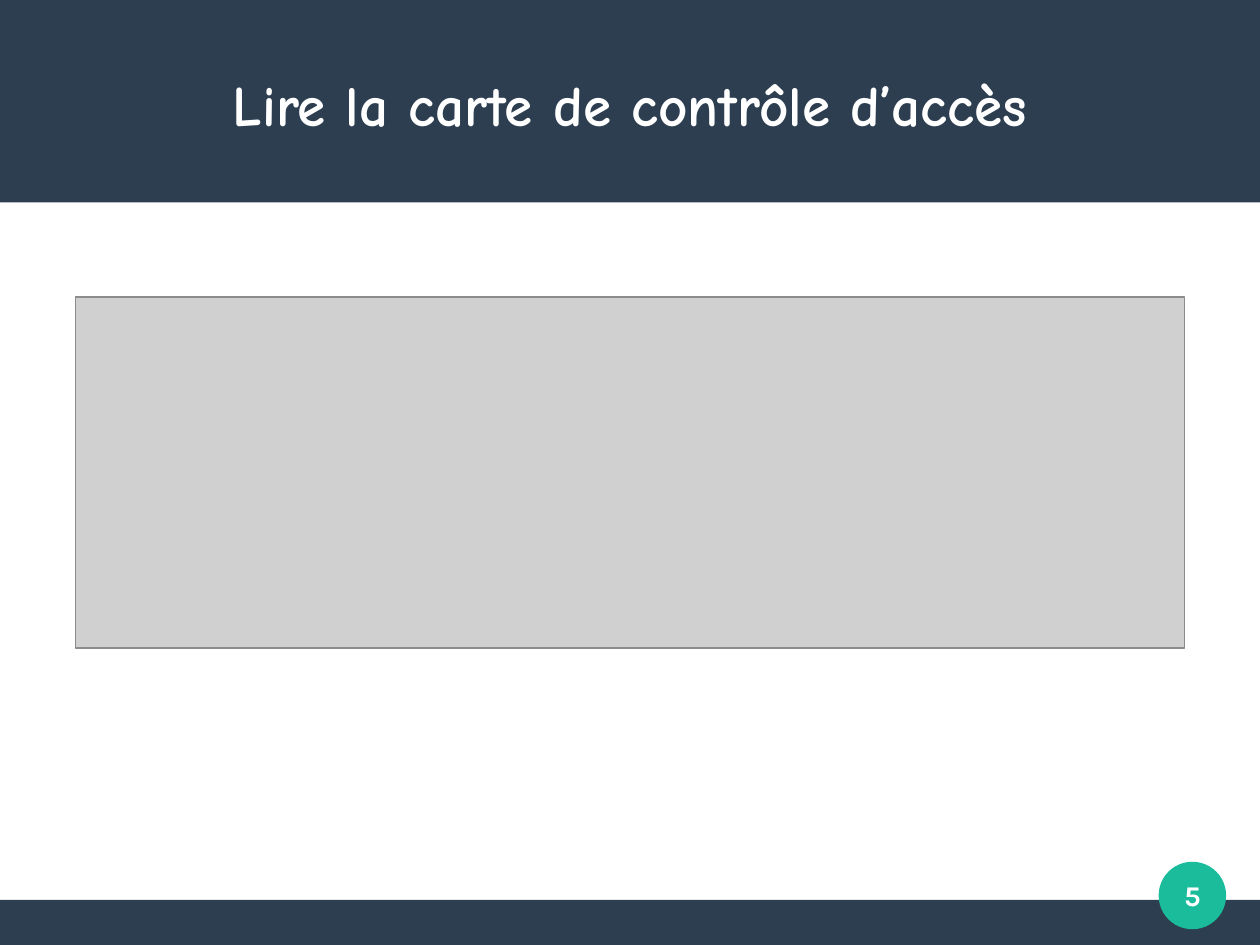
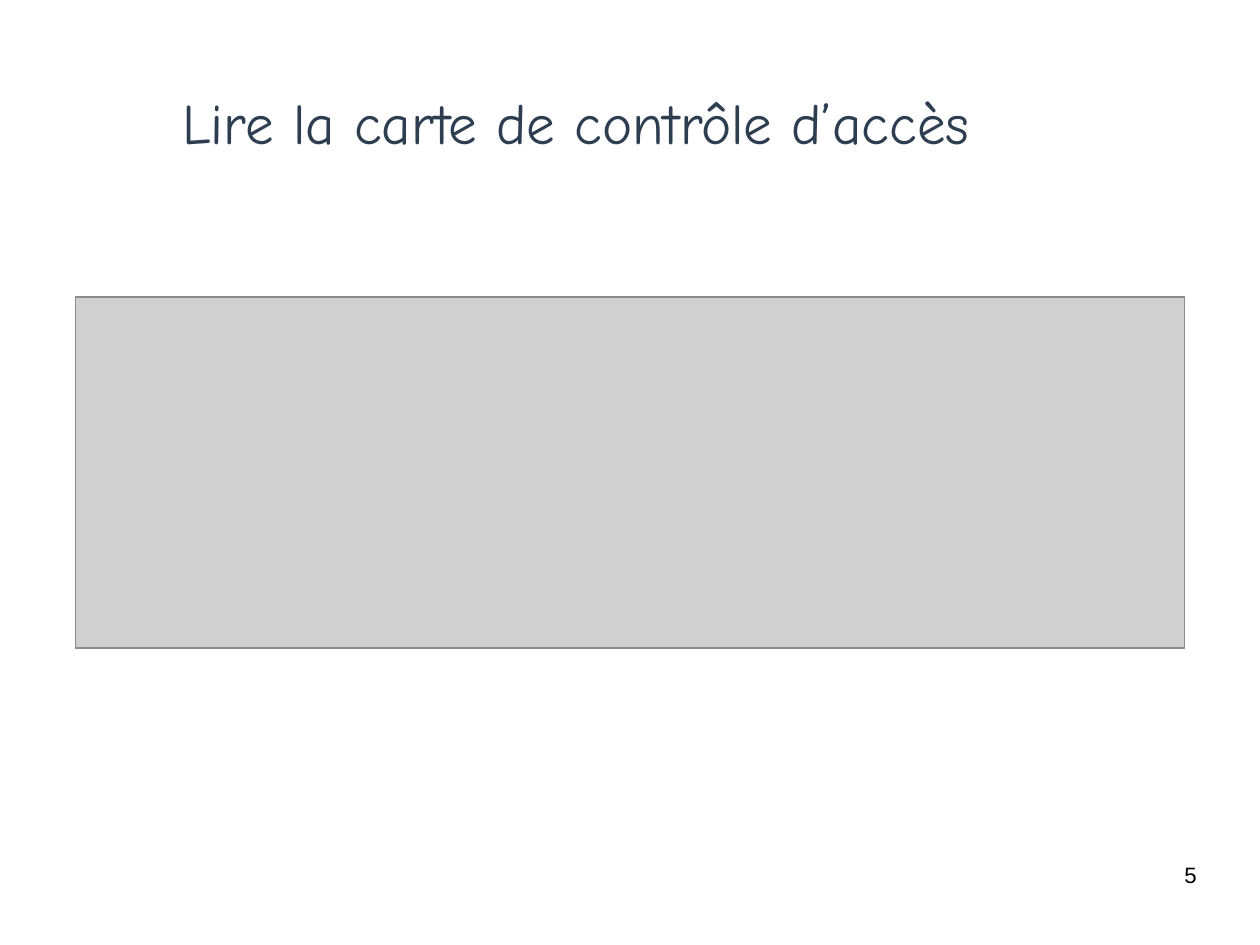
Before and after one commit to PinaudLucas/Projet, a slide deck: slide 5 of Lucas/Revue_1.odp. Drawn at 1260x945 pixels with LibreOffice and Linux fonts; fonts in the diff are those of the drawing; grey boxes stand for pictures; background and template pictures are left out. Boxes give left, top, right and bottom in pixels: in the first picture for what was removed or moved away, otherwise in the second. Text is boxed around its words. In the diff, an @@ line names an element or a change of style, - is before the commit and + after.

```diff
--- a/Lucas/Revue_1.odp
+++ b/Lucas/Revue_1.odp
@@ rectangle removed at (0, 0, 1260, 202) @@
@@ title "Lire la carte de contrôle ...": place and size @@
-title "Lire la carte de contrôle ..." at (233, 83, 1027, 127)
+title "Lire la carte de contrôle ..." at (182, 101, 970, 145)
@@ title "Lire la carte de contrôle ..." at (182, 101, 970, 145): text colour #FFFFFF to #2C3E50, bold off @@
@@ page number: place and size @@
-page number at (1184, 887, 1201, 907)
+page number at (1184, 867, 1196, 884)
@@ page number at (1184, 867, 1196, 884): size 18 to 14 pt, font Karla to Arial, text colour #FFFFFF to #000000, bold off; alignment centre to right; vertical alignment middle to top @@
@@ ellipse removed at (1159, 862, 1227, 930) @@
@@ rectangle removed at (0, 900, 1260, 944) @@
```
Also in this commit, not shown: 5 other slides changed, 1 slide added, 3 other files.
